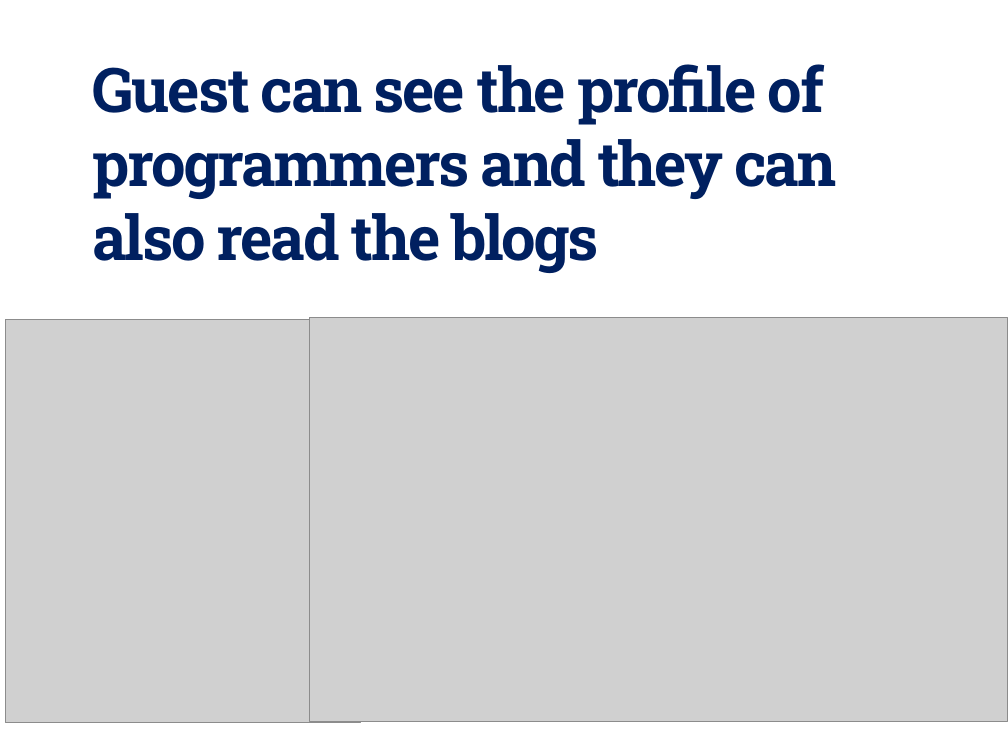
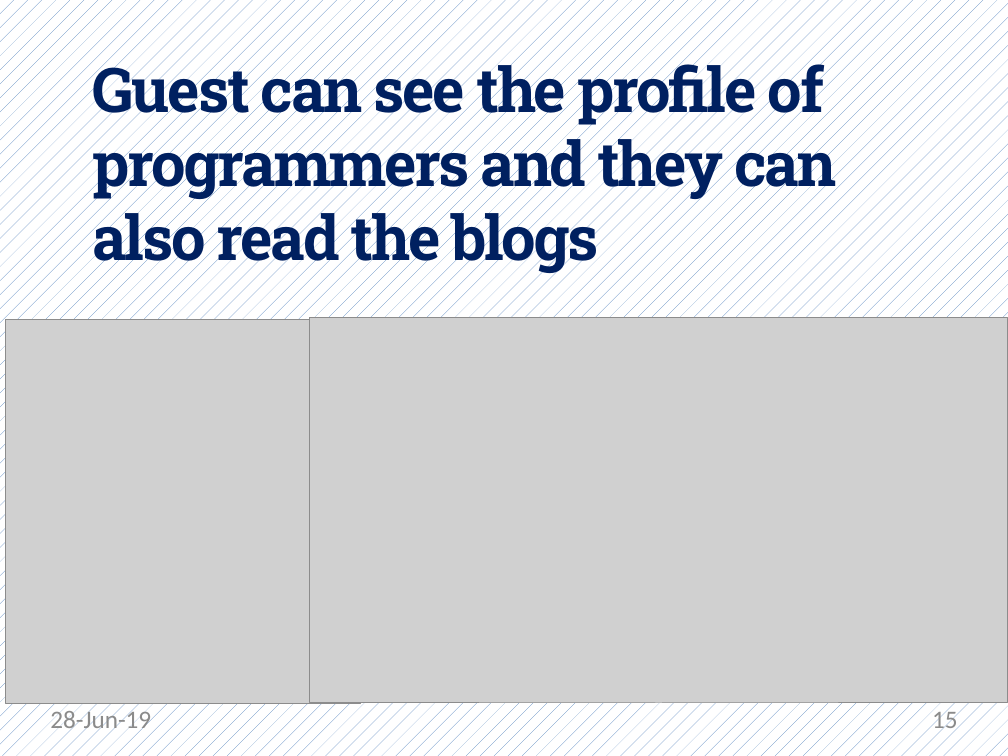
Before and after one commit to Dream-kid/Asp, a slide deck: slide 15 of sgipc.pptx. Drawn at 1008x756 pixels with LibreOffice and Linux fonts; fonts in the diff are those of the drawing; grey boxes stand for pictures. Boxes give left, top, right and bottom in pixels: in the first picture for what was removed or moved away, otherwise in the second. Text is boxed around its words. In the diff, an @@ line names an element or a change of style, - is before the commit and + after.

```diff
--- a/sgipc.pptx
+++ b/sgipc.pptx
@@ background #FFFFFF to pattern #4F81BD on #FFFFFF @@
@@ picture: place and size @@
-picture at <box>5,320,360,723</box>
+picture at <box>5,320,360,704</box>
@@ picture: place and size @@
-picture at <box>309,318,1008,721</box>
+picture at <box>309,318,1008,703</box>
@@ text added at <box>50,707,151,734</box>, 18 pt, text #8C8C8C @@
+28-Jun-19
@@ page number added at <box>932,707,958,734</box>, 18 pt, text #8C8C8C @@
+15
```
Also in this commit, not shown: 16 other slides changed, 4 slides added, 2 slides removed.
